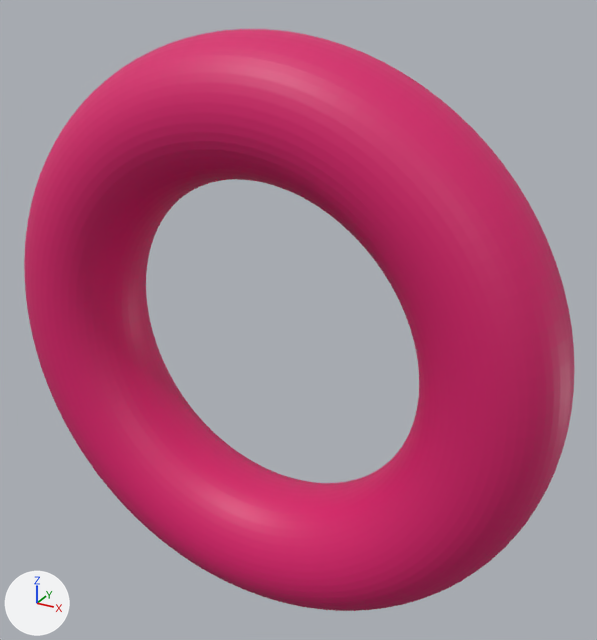
Renders of the glTF model docs/assets/torus_grid_sweep/torus_R3_r3.glb from each side of a commit.
Both versions are drawn from a 50 mm camera at (13.97, -22.96, 12.7) aimed at (0.86, 0.87, 0.79). Arrows for +X, +Y and +Z are at lower left; the lights stay in place. The older version comes first. Where no turn or scale is listed for an object, it has been applied to the vertices.

The first picture shows 'geometry_0'.
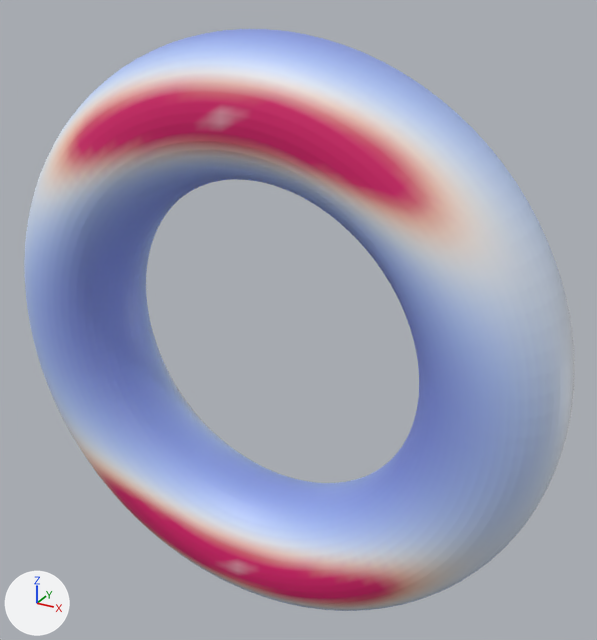
Changed parts and their boxes (x1, y1, x2, y2) in the pictures (597 x 640 px):
part 1 of me_geometry_0, recoloured (pink to blue)
    both: (24, 29, 546, 600)
part 2 of me_geometry_0, recoloured
    both: (24, 55, 572, 611)
part 3 of me_geometry_0, recoloured
    both: (57, 74, 450, 608)
part 4 of me_geometry_0, recoloured
    both: (35, 64, 574, 610)

What the commit changed:
me_geometry_0 has 5000 vertices, 10000 faces and spans x -10.7..10.7, y -2.3..2.3, z -10.7..10.7.
me_geometry_0 is used by ob_geometry_0; location (0.0, 0.0, 0.0).
me_geometry_0 part 1: 4368 faces centred in x -10.1..10.1, y -2.3..1.7, z -10.7..10.7 are repainted in the vertex colours; the middle colour goes from pink #da1c6c to blue #9db3f1.
me_geometry_0 part 2: 1718 faces centred in x -10.6..10.6, y -2.3..2.1, z -9.9..9.9 are repainted in the vertex colours; the middle colour goes from pink #da1c6c to pale blue #d7e5fd.
me_geometry_0 part 3: 1214 faces centred in x -7.9..7.9, y -2.3..2.3, z -9.3..9.3 are repainted in the vertex colours; the middle colour goes from pink #da1c6c to pink #ea9394.
me_geometry_0 part 4: 2068 faces centred in x -10.7..10.7, y -2.3..2.3, z -9.7..9.7 are repainted in the vertex colours; the middle colour goes from pink #da1c6c to white #f2e9e6.
